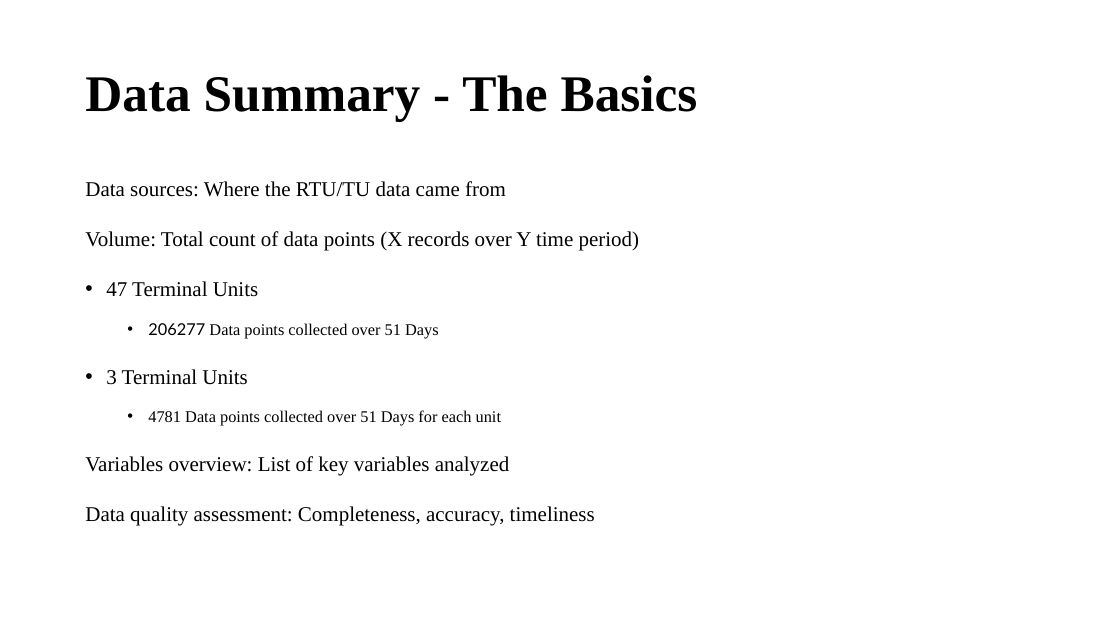
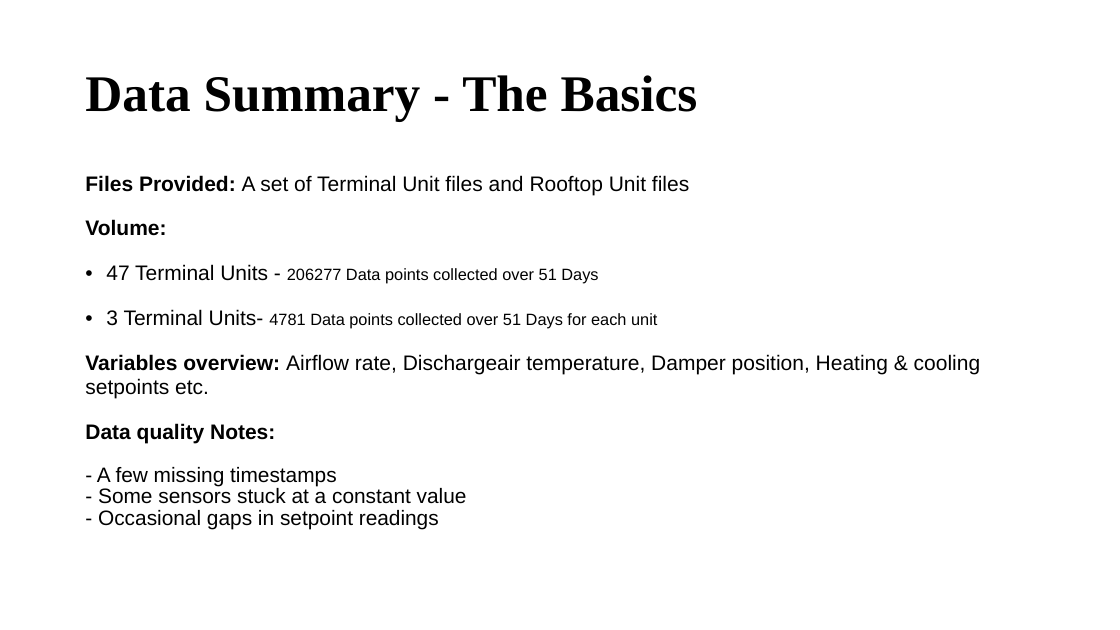
Before and after one commit to west-bri/HVACFinal, a slide deck: slide 4 of HVAC_Final_Presentation.pptx. Drawn at 1120x630 pixels with LibreOffice and Linux fonts; fonts in the diff are those of the drawing. Boxes give left, top, right and bottom in pixels: in the first picture for what was removed or moved away, otherwise in the second. Text is boxed around its words. In the diff, an @@ line names an element or a change of style, - is before the commit and + after.

Commit message:
updated PPT

```diff
--- a/HVAC_Final_Presentation.pptx
+++ b/HVAC_Final_Presentation.pptx
@@ text at <box>85,175,981,529</box>: text changed; font Times New Roman to Arial @@
-Data sources: Where the RTU/TU data came from
-Volume: Total count of data points (X records over Y time period)
-• 47 Terminal Units
-  • 206277 Data points collected over 51 Days
-• 3 Terminal Units
-  • 4781 Data points collected over 51 Days for each unit
-Variables overview: List of key variables analyzed
-Data quality assessment: Completeness, accuracy, timeliness
+Files Provided: A set of Terminal Unit files and Rooftop Unit files
+Volume:
+• 47 Terminal Units - 206277 Data points collected over 51 Days
+• 3 Terminal Units- 4781 Data points collected over 51 Days for each unit
+Variables overview: Airflow rate, Dischargeair temperature, Damper position, Heating & cooling setpoints etc.
+Data quality Notes:
+- A few missing timestamps
+- Some sensors stuck at a constant value
+- Occasional gaps in setpoint readings
```
Also in this commit, not shown: 2 other slides changed.
